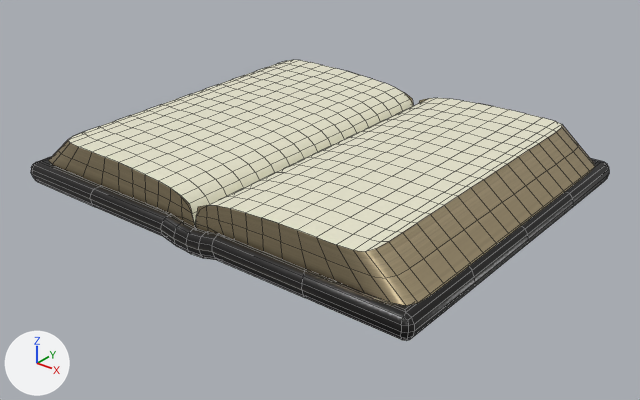
Renders of the FBX model models/bible_prop.fbx from each side of a commit.
The view is the same before and after, from a 50 mm lens placed at (0.77, -0.963, 0.56), pointed at (0.016, -0.021, -0.024). Lighting does not change. The marker at lower left points along +X, +Y and +Z. Mesh edges are drawn as thin lines. Vertices at the same position are counted once.

The scene before the commit, as lines of its bpy script (objects in view):
```python
me_cube_006 = bpy.data.meshes.new('Cube.006')
me_cube_006.from_pydata(...)  # 1083 vertices, 984 faces; spans x -0.346..0.346, y -0.279..0.279, z -0.015..0.076
me_cube_006.materials.append(mat_m_bible_prop)
ob_bible_prop = bpy.data.objects.new('bible_prop', me_cube_006)
ob_bible_prop.location = (0.0, 0.0, 0.0)
```
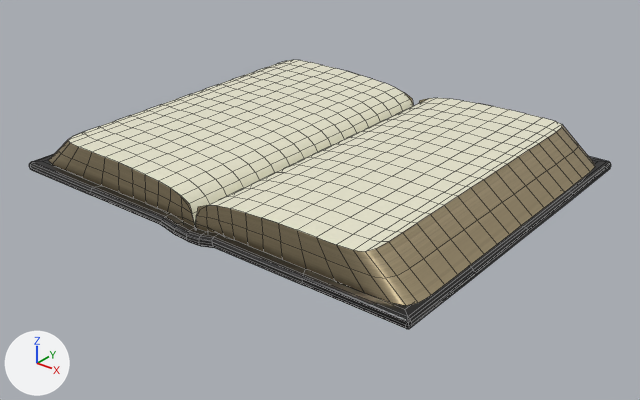
Where the newer file only moved an object's origin or applied its transform, the numbers keep the older frame.

The change in detail:
me_cube_006 is used by ob_bible_prop; location (0.0, 0.0, 0.0).
me_cube_006 had 1083 vertices, 984 faces and spanned x -0.346..0.346, y -0.279..0.279, z -0.015..0.076.
me_cube_006 now has 1147 vertices, 1048 faces and spans x -0.345..0.345, y -0.278..0.278, z 0.005..0.076.
me_cube_006 part 1: 236 vertices moved from x -0.346..0.346, y -0.279..0.279, z -0.015..0.027 to x -0.345..0.345, y -0.278..0.278, z 0.005..0.027; 17 vertices removed from x -0.339..0.339, y -0.272..0.272, z -0.015..-0.003; 81 vertices added at x -0.344..0.344, y -0.276..0.276, z 0.005..0.017.
me_cube_006 part 2: 24 kept faces spanning x -0.344..0.344, y -0.277..0.277, z 0.005..0.016 get new texture (UV) coordinates.

Where the change shows, as pixel boxes [x1, y1, x2, y2] in the pictures (640 x 400 px; the box of a moved part takes in the faces that stretch with it):
'bible_prop', reshaped: before [31, 60, 609, 340]; after [29, 60, 611, 329]
part 1 of me_cube_006, moved or reshaped: before [31, 156, 609, 340]; after [29, 153, 611, 329]
part 2 of me_cube_006, surface changed: after [96, 197, 300, 284]
